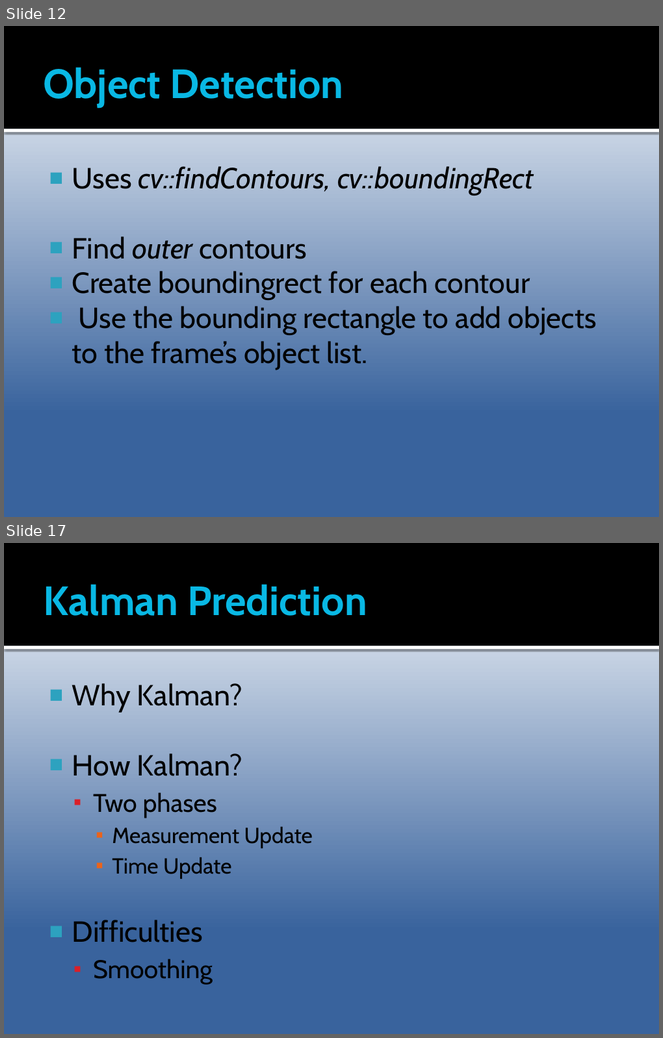
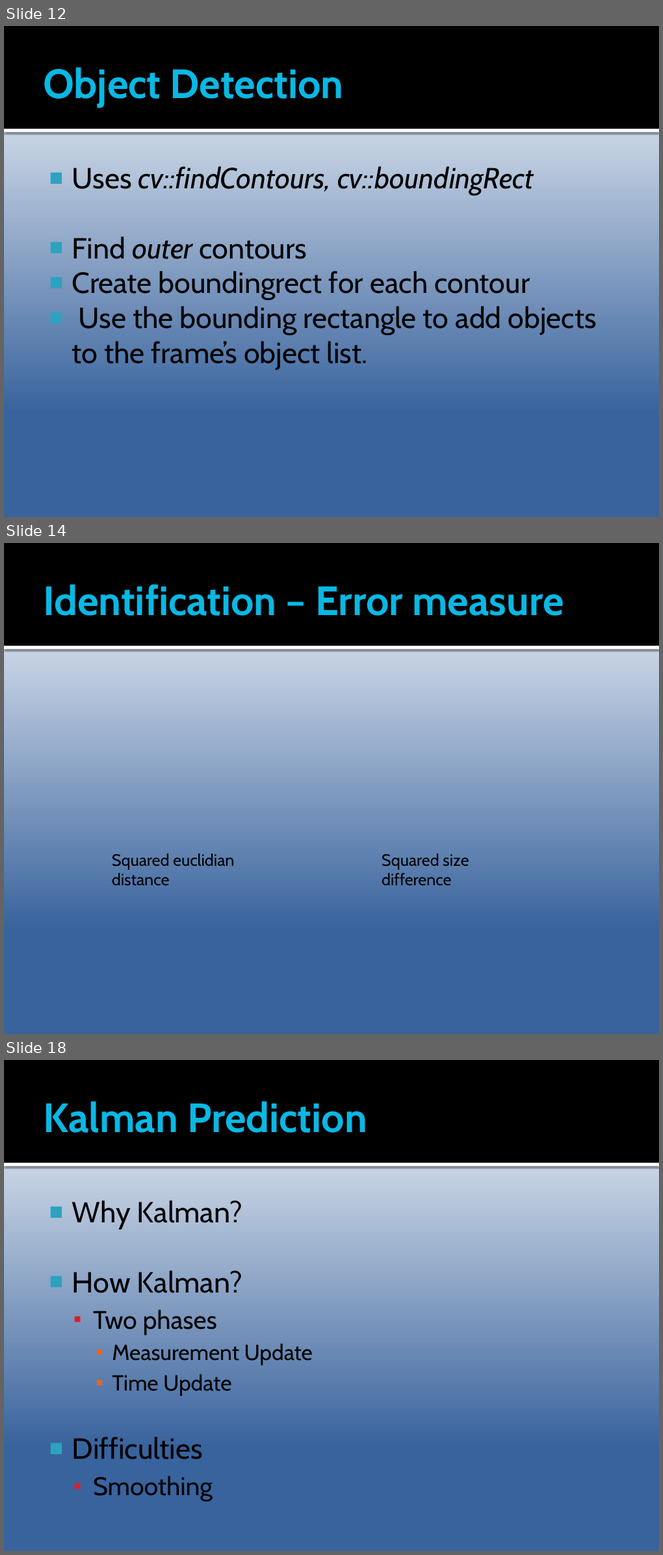
Before and after one commit to Epipolarna/Tracking, a slide deck: Documentation/TSBB15prez.pptx. Shown one above the other, each under a label of ours: slides 12 and 17 before the commit, slides 12, 14 and 18 after it; the slides between them are not shown. The pictures are 663x1038 and 663x1555 pixels, drawn with LibreOffice and Linux fonts; fonts in the diff are those of the drawing; grey boxes stand for pictures; background and template pictures are left out. Boxes give left, top, right and bottom in pixels: in the first picture for what was removed or moved away, otherwise in the second. Text is boxed around its words. In the diff, an @@ line names an element or a change of style, - is before the commit and + after.

```diff
--- a/Documentation/TSBB15prez.pptx
+++ b/Documentation/TSBB15prez.pptx
@@ slide 14 added at bbox=[4, 543, 659, 1034], background gradient #FFFFFF to #39639D; not listed: 2 template elements that a slide beside it also shows @@
@@ title added at bbox=[43, 584, 564, 616], 45 pt, text #08B8E4, bold @@
+Identification – Error measure
@@ text added at bbox=[112, 854, 234, 886], 18 pt, text #000000 @@
+Squared euclidian distance
@@ text added at bbox=[382, 854, 469, 886], 18 pt, text #000000 @@
+Squared size difference
@@ what was slide 17 is now slide 18 @@
```
Also in this commit, not shown: 4 slides changed.
